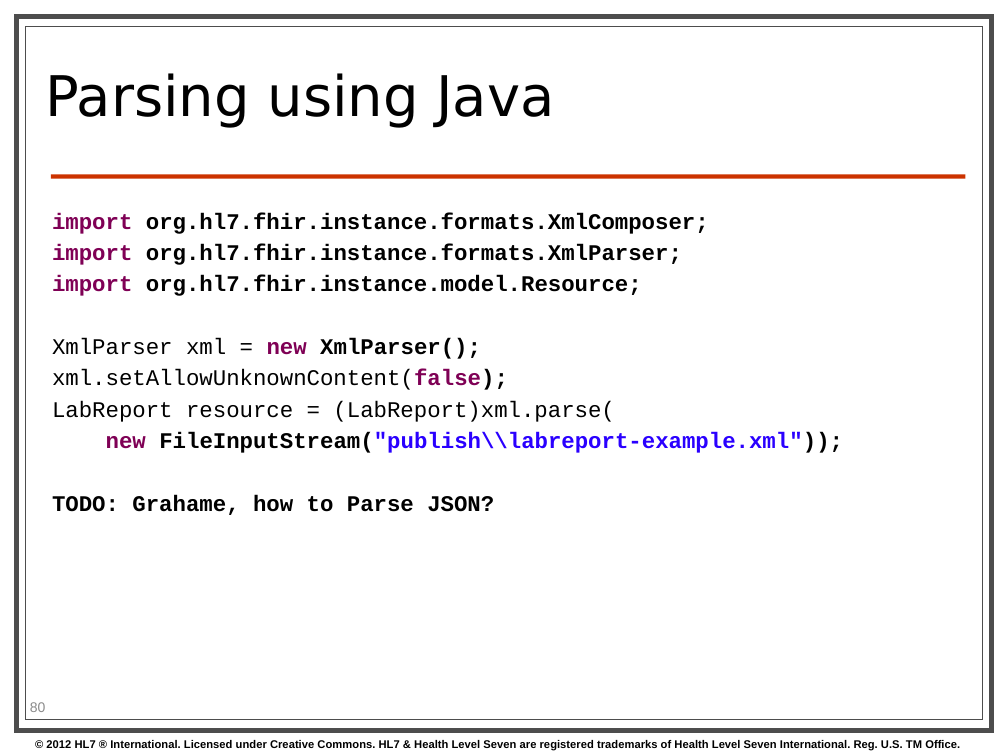
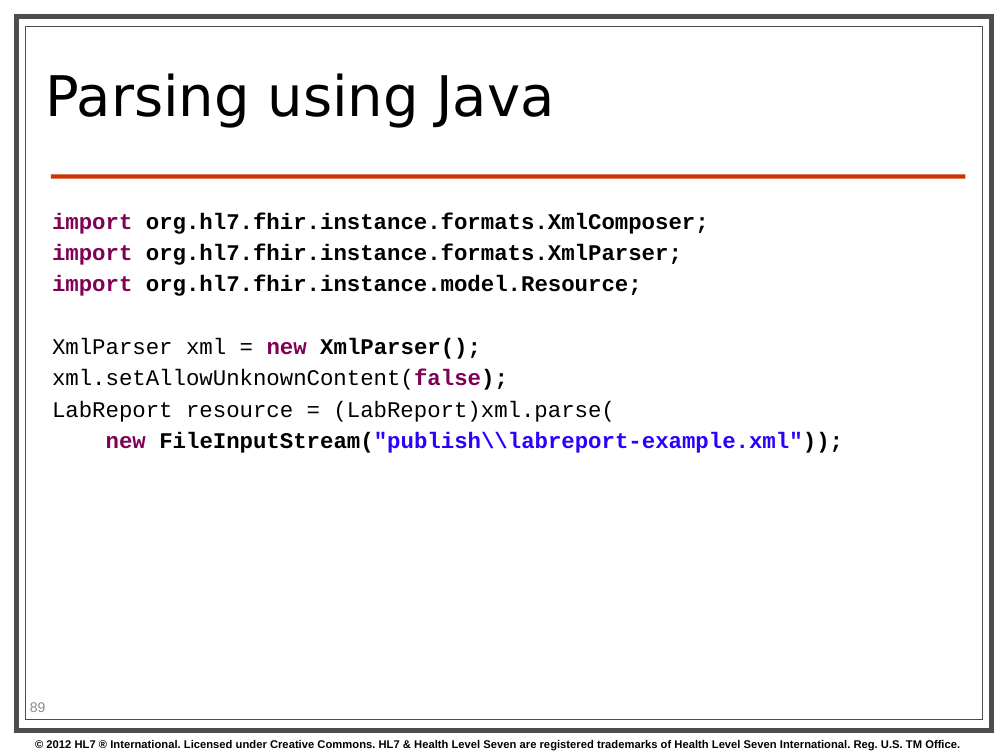
Before and after one commit to vista-novo/fhir, a slide deck: slide 89 of presentations/2013-01 Tutorials/201301 - Phoenix - FhirForDevelopersWGMTutorial.pptx (slide 80 before the commit). Drawn at 1008x756 pixels with LibreOffice and Linux fonts; fonts in the diff are those of the drawing; background and template pictures are left out. Boxes give left, top, right and bottom in pixels: in the first picture for what was removed or moved away, otherwise in the second. Text is boxed around its words. In the diff, an @@ line names an element or a change of style, - is before the commit and + after.

```diff
--- a/presentations/2013-01 Tutorials/201301 - Phoenix - FhirForDevelopersWGMTutorial.pptx
+++ b/presentations/2013-01 Tutorials/201301 - Phoenix - FhirForDevelopersWGMTutorial.pptx
@@ text at [52, 495, 494, 515]: paragraph removed @@
-TODO: Grahame, how to Parse JSON?
@@ page number at [30, 702, 46, 712]: text changed @@
-80
+89
```
Also in this commit, not shown: 9 other slides changed, 3 slides added, 2 slides removed.
